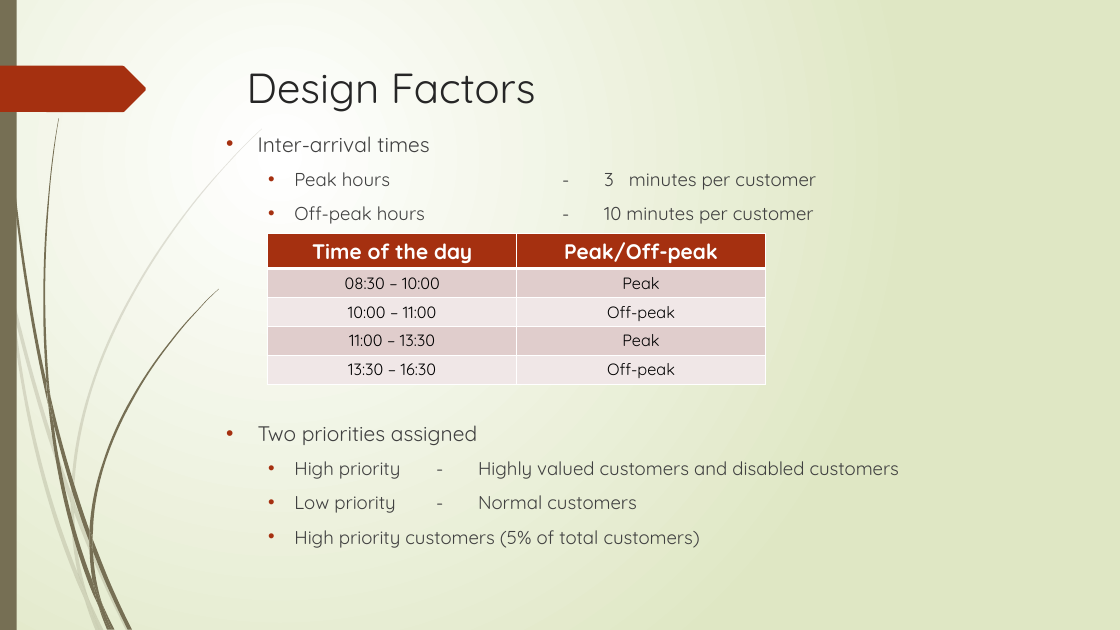
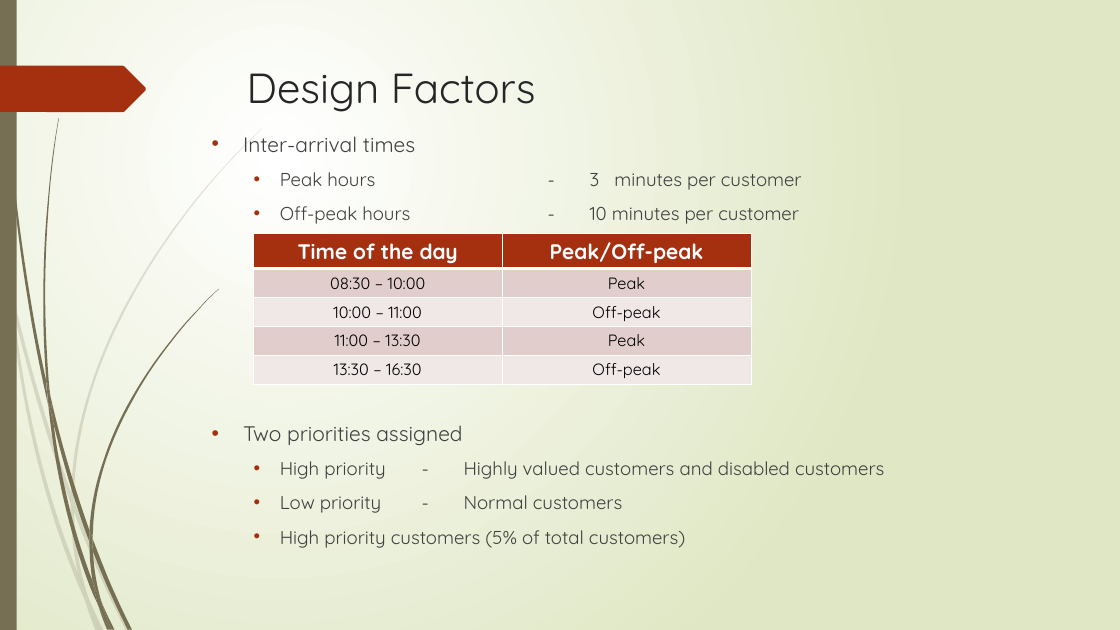
Before and after one commit to jrgouws/Research-Project, a slide deck: slide 5 of Prac2/Part 2/Presentation.pptx. Drawn at 1120x630 pixels with LibreOffice and Linux fonts; fonts in the diff are those of the drawing. Boxes give left, top, right and bottom in pixels: in the first picture for what was removed or moved away, otherwise in the second. Text is boxed around its words. In the diff, an @@ line names an element or a change of style, - is before the commit and + after.

Commit message:
Presentation

```diff
--- a/Prac2/Part 2/Presentation.pptx
+++ b/Prac2/Part 2/Presentation.pptx
@@ text "Inter-arrival times": place and size @@
-text "Inter-arrival times" at (258,136,899,548)
+text "Inter-arrival times" at (243,136,884,548)
@@ table: place and size @@
-table at (268,234,765,382)
+table at (254,234,751,382)
```
Also in this commit, not shown: 1 slide removed, 1 other file.
